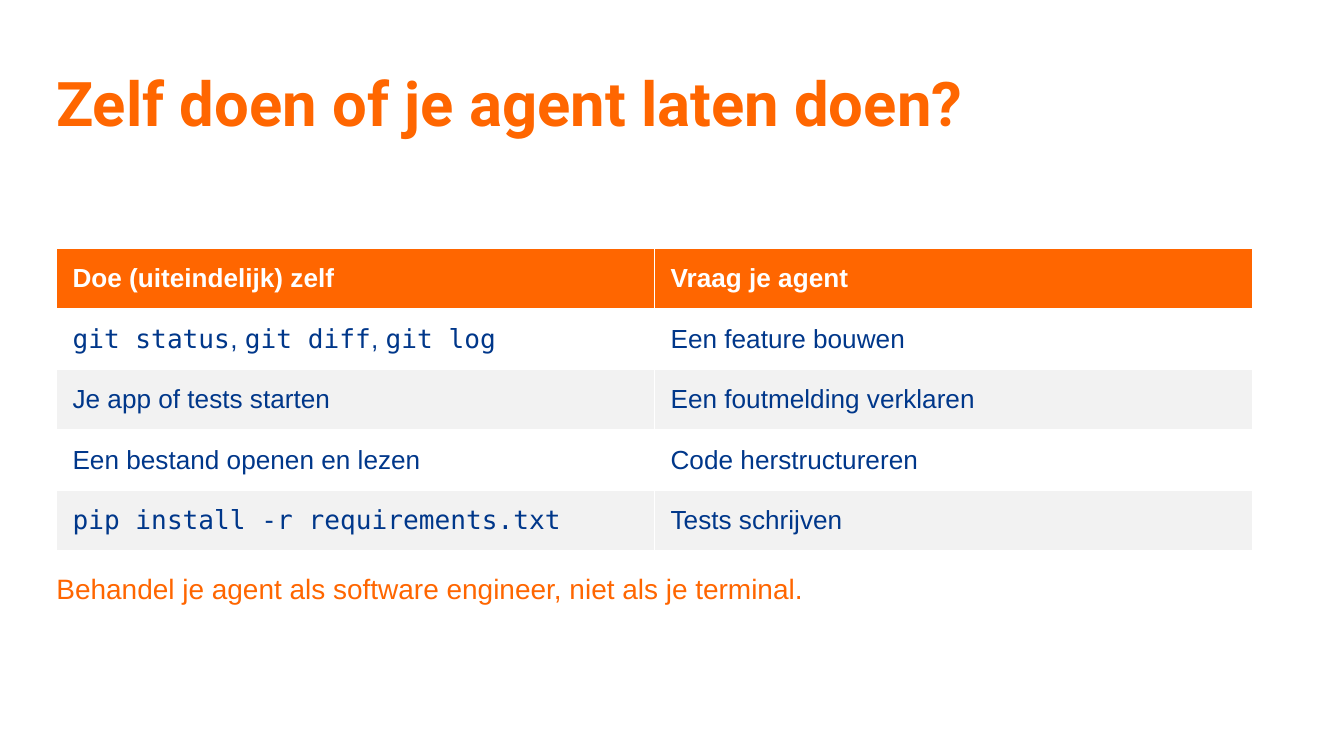
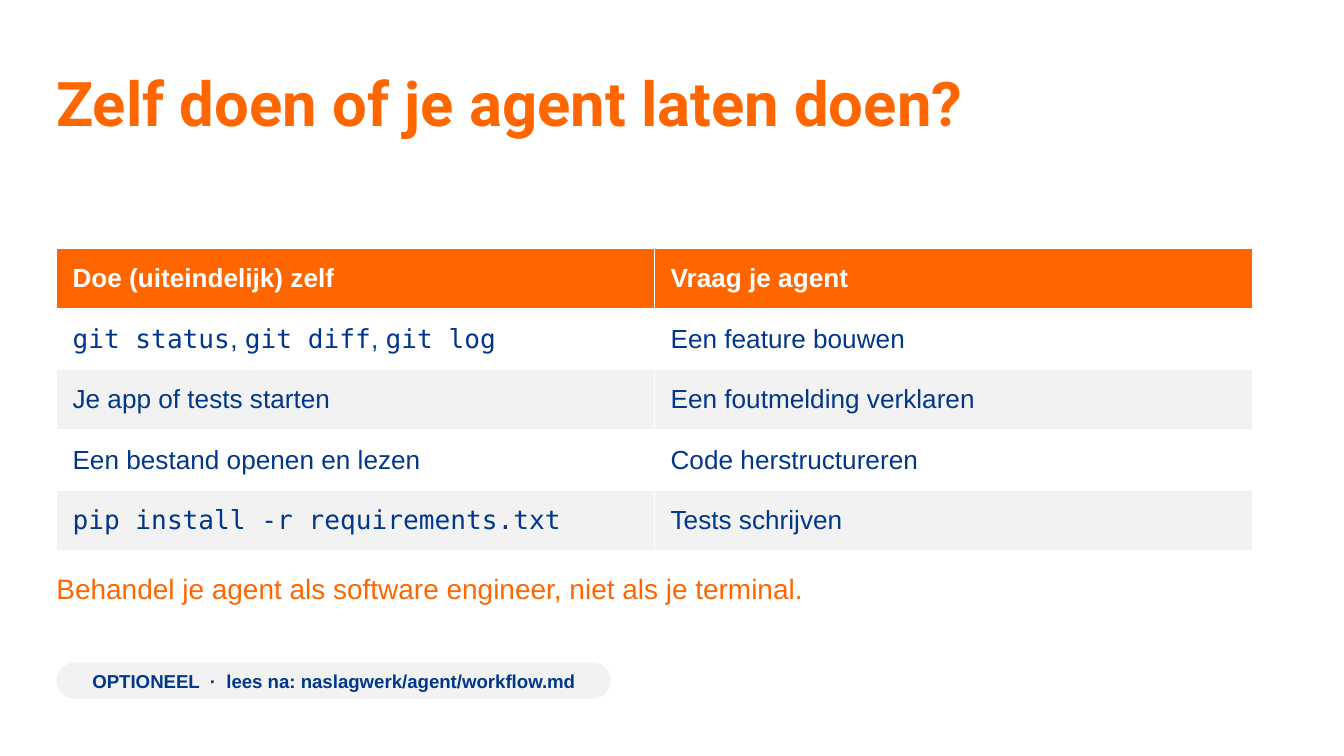
Before and after one commit to TeamNLSportScienceCentre/teamnl-agentic-engineering, a slide deck: slide 57 of docs/agentic-engineering-sessie-1.pptx. Drawn at 1344x756 pixels with LibreOffice and Linux fonts; fonts in the diff are those of the drawing; background and template pictures are left out. Boxes give left, top, right and bottom in pixels: in the first picture for what was removed or moved away, otherwise in the second. Text is boxed around its words. In the diff, an @@ line names an element or a change of style, - is before the commit and + after.

```diff
--- a/docs/agentic-engineering-sessie-1.pptx
+++ b/docs/agentic-engineering-sessie-1.pptx
@@ rounded rectangle added at (56,663,610,699), fill #F2F2F2, 10 pt, text #00378A, bold @@
+OPTIONEEL · lees na: naslagwerk/agent/workflow.md
```
Also in this commit, not shown: 5 other slides changed, 1 slide added, 1 slide removed, 3 other files.
